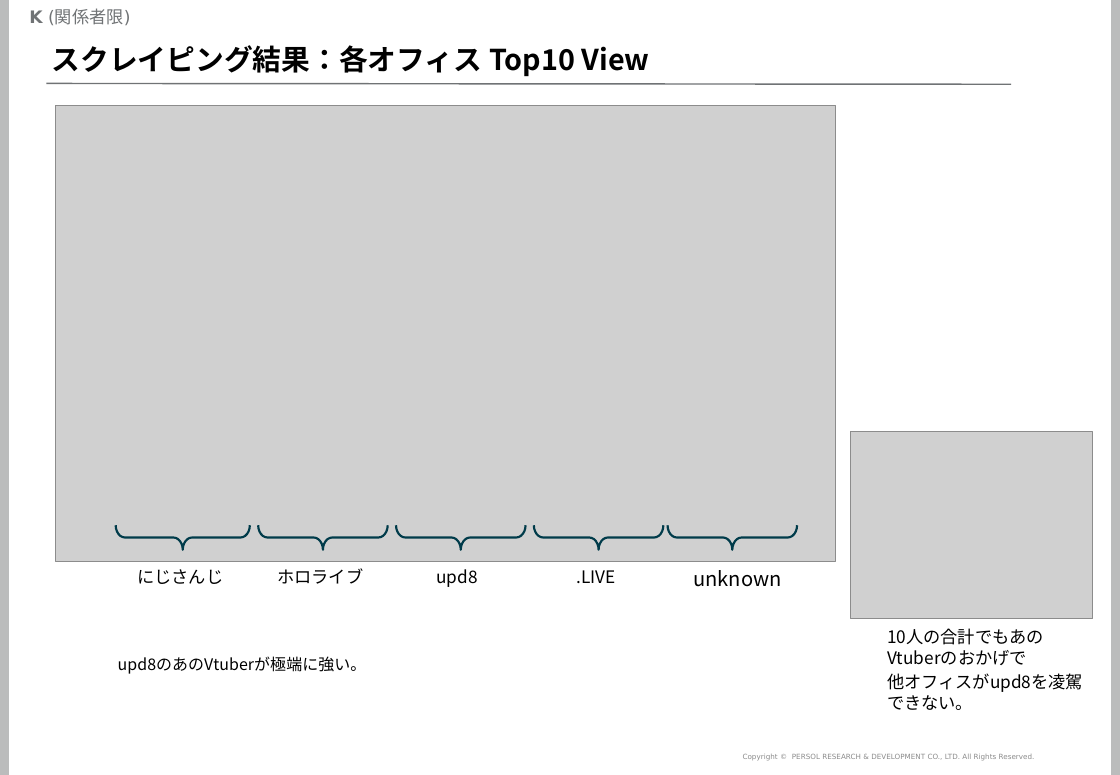
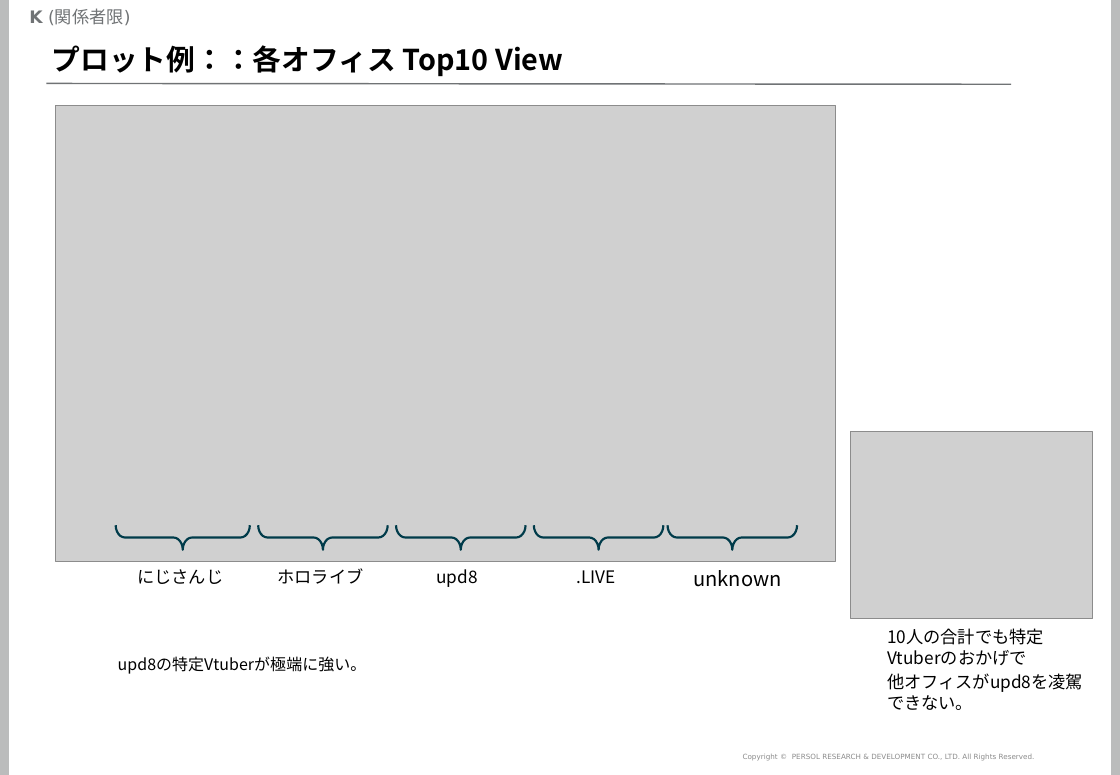
Before and after one commit to mogrodown/python_session, a slide deck: slide 54 of doc/python中級講座_2020.pptx (slide 44 before the commit). Drawn at 1120x775 pixels with LibreOffice and Linux fonts; fonts in the diff are those of the drawing; grey boxes stand for pictures; background and template pictures are left out. Boxes give left, top, right and bottom in pixels: in the first picture for what was removed or moved away, otherwise in the second. Text is boxed around its words. In the diff, an @@ line names an element or a change of style, - is before the commit and + after.

```diff
--- a/doc/python中級講座_2020.pptx
+++ b/doc/python中級講座_2020.pptx
@@ title at (52, 45, 563, 77): text changed @@
-スクレイピング結果：各オフィス Top10 View
+プロット例：：各オフィス Top10 View
@@ text at (887, 673, 1083, 710): text changed @@
-10人の合計でもあのVtuberのおかげで
+10人の合計でも特定Vtuberのおかげで
@@ text at (118, 656, 367, 674): text changed @@
-upd8のあのVtuberが極端に強い。
+upd8の特定Vtuberが極端に強い。
```
Also in this commit, not shown: 12 other slides changed, 12 slides added, 1 slide removed, 5 other files.
